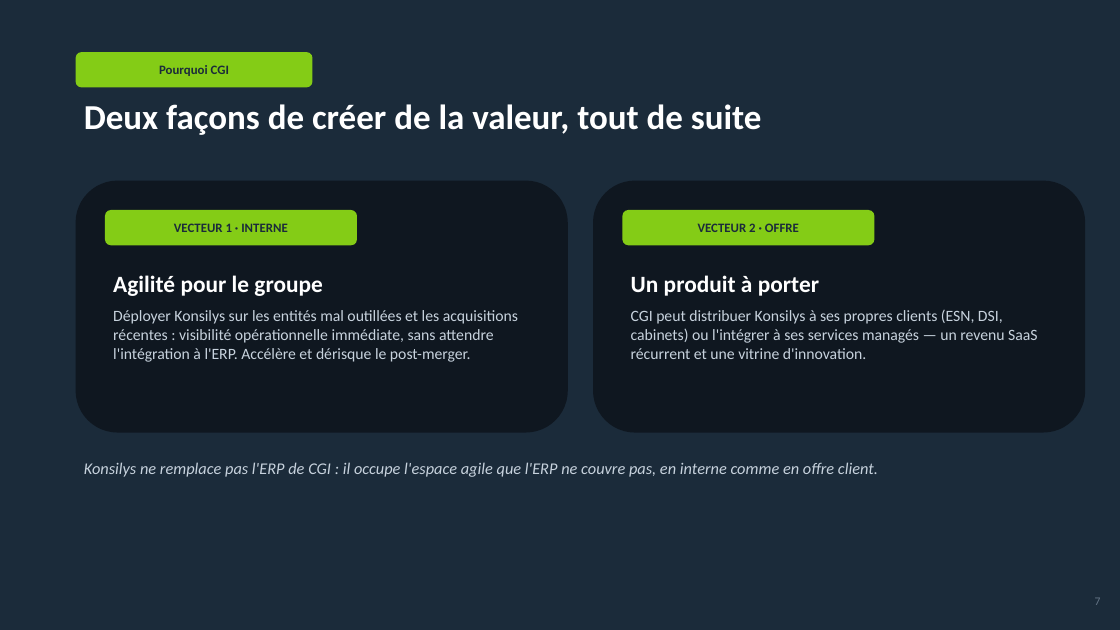
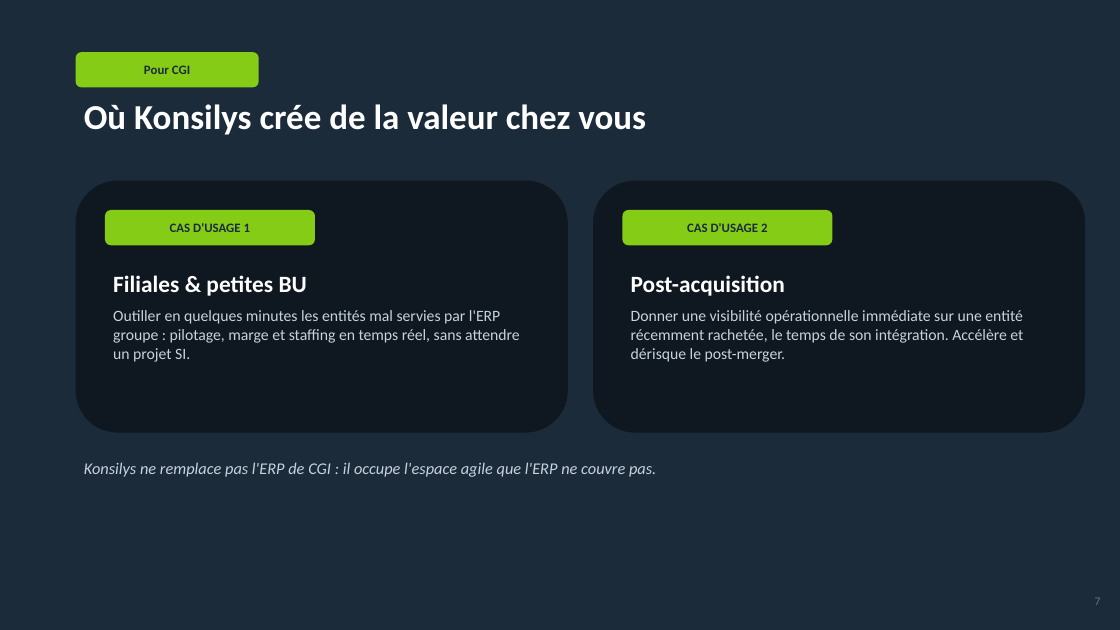
Before and after one commit to Charlesa6/esn-manager, a slide deck: slide 7 of deliverables/Konsilys_Pitch_CGI.pptx. Drawn at 1120x630 pixels with LibreOffice and Linux fonts; fonts in the diff are those of the drawing. Boxes give left, top, right and bottom in pixels: in the first picture for what was removed or moved away, otherwise in the second. Text is boxed around its words. In the diff, an @@ line names an element or a change of style, - is before the commit and + after.

```diff
--- a/deliverables/Konsilys_Pitch_CGI.pptx
+++ b/deliverables/Konsilys_Pitch_CGI.pptx
@@ rounded rectangle "Pour CGI": place and size @@
-rounded rectangle "Pour CGI" at [76, 52, 313, 87]
+rounded rectangle "Pour CGI" at [76, 52, 259, 87]
@@ text in rounded rectangle at [144, 65, 190, 74]: text changed @@
-Pourquoi CGI
+Pour CGI
@@ text at [84, 104, 646, 135]: text changed @@
-Deux façons de créer de la valeur, tout de suite
+Où Konsilys crée de la valeur chez vous
@@ rounded rectangle "CAS D'USAGE 1": place and size @@
-rounded rectangle "CAS D'USAGE 1" at [105, 210, 357, 245]
+rounded rectangle "CAS D'USAGE 1" at [105, 210, 315, 245]
@@ text in rounded rectangle at [170, 223, 250, 232]: text changed @@
-VECTEUR 1 · INTERNE
+CAS D'USAGE 1
@@ rounded rectangle "CAS D'USAGE 2": place and size @@
-rounded rectangle "CAS D'USAGE 2" at [623, 210, 875, 245]
+rounded rectangle "CAS D'USAGE 2" at [623, 210, 833, 245]
@@ text in rounded rectangle at [687, 223, 767, 232]: text changed @@
-VECTEUR 2 · OFFRE
+CAS D'USAGE 2
@@ text at [113, 275, 519, 362]: text changed @@
-Agilité pour le groupe
-Déployer Konsilys sur les entités mal outillées et les acquisitions récentes : visibilité opérationnelle immédiate, sans attendre l'intégration à l'ERP. Accélère et dérisque le post-merger.
+Filiales & petites BU
+Outiller en quelques minutes les entités mal servies par l'ERP groupe : pilotage, marge et staffing en temps réel, sans attendre un projet SI.
@@ text at [631, 275, 1023, 362]: text changed @@
-Un produit à porter
-CGI peut distribuer Konsilys à ses propres clients (ESN, DSI, cabinets) ou l'intégrer à ses services managés — un revenu SaaS récurrent et une vitrine d'innovation.
+Post-acquisition
+Donner une visibilité opérationnelle immédiate sur une entité récemment rachetée, le temps de son intégration. Accélère et dérisque le post-merger.
@@ text at [84, 462, 656, 477]: text changed @@
-Konsilys ne remplace pas l'ERP de CGI : il occupe l'espace agile que l'ERP ne couvre pas, en interne comme en offre client.
+Konsilys ne remplace pas l'ERP de CGI : il occupe l'espace agile que l'ERP ne couvre pas.
```
Also in this commit, not shown: 9 other slides changed, 3 slides added, 3 slides removed, 5 other files.
